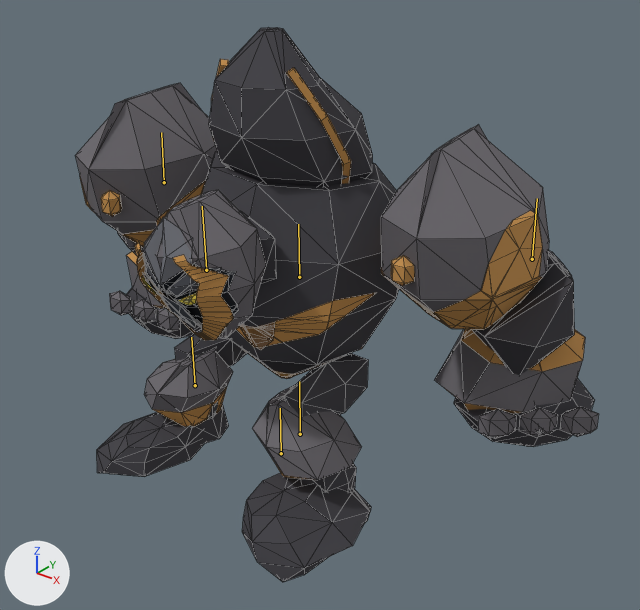
Before and after pictures for a commit that changed the Blender file art/enemies/juggernaut/production/animated/juggernaut.blend.
Camera for both pictures: a 50 mm lens placed at (1.65, -1.86, 1.76), pointed at (0.09, 0.09, 0.55). The lights are fixed; the arrows at lower left show +X, +Y and +Z. The first picture is the older version. Both versions are drawn at frame 3 of the action 'Recovery'; the numbers are the values there. The bones that bend it are drawn over the model as lines. Mesh edges are drawn as thin lines.

The first picture shows 'juggernaut | palette mesh'.
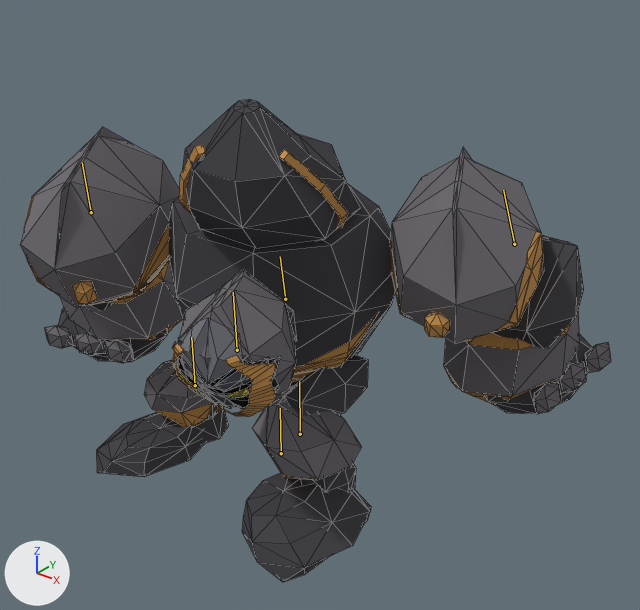
Diff of the bpy script that builds the scene:
```diff
--- a/art/enemies/juggernaut/production/animated/juggernaut.blend.py
+++ b/art/enemies/juggernaut/production/animated/juggernaut.blend.py
@@ bone_body @@
 bone_body = bpy.data.objects['juggernaut rig'].pose.bones['body']  # child of 'root'
-bone_body.location = (0.0, 0.012, 0.0)
-bone_body.rotation_euler = (0.0175, 0.14, 0.0)  # degrees (1, 8, 0)
+bone_body.location = (0.0, -0.039, 0.069)
+bone_body.rotation_euler = (0.349, 0.471, 0.0)  # degrees (20, 27, 0)
@@ bone_head @@
 bone_head = bpy.data.objects['juggernaut rig'].pose.bones['head']  # child of 'body'
-bone_head.location = (0.0, 0.0, 0.0)
-bone_head.rotation_euler = (0.0, -0.0524, 0.0)  # degrees (0, -3, 0)
+bone_head.location = (0.0, 0.059, 0.0)
+bone_head.rotation_euler = (-0.192, -0.14, 0.0)  # degrees (-11, -8, 0)
@@ bone_arm_l @@
 bone_arm_l = bpy.data.objects['juggernaut rig'].pose.bones['arm.L']  # child of 'body'
-bone_arm_l.rotation_euler = (-0.0698, -0.0524, 0.0)  # degrees (-4, -3, 0)
+bone_arm_l.rotation_euler = (-0.175, -0.157, 0.0)  # degrees (-10, -9, 0)
@@ bone_arm_r @@
 bone_arm_r = bpy.data.objects['juggernaut rig'].pose.bones['arm.R']  # child of 'body'
-bone_arm_r.rotation_euler = (-0.0873, 0.576, 0.0)  # degrees (-5, 33, 0)
+bone_arm_r.rotation_euler = (-0.349, 0.873, 0.0)  # degrees (-20, 50, 0)
```

Pixel boxes [x1, y1, x2, y2] of what changed, in the pictures (640 x 610 px):
'juggernaut | palette mesh', posed (13% wider, 13% shorter)
    before: [76, 28, 599, 582]
    after: [20, 100, 611, 582]
bone 'body', root to tip
    before: (299, 277) to (298, 224)
    after: (285, 299) to (280, 256)
bone 'head', root to tip
    before: (206, 270) to (202, 206)
    after: (237, 350) to (233, 292)
bone 'arm.L', root to tip
    before: (164, 182) to (161, 132)
    after: (91, 212) to (82, 162)
bone 'arm.R', root to tip
    before: (532, 259) to (537, 198)
    after: (514, 244) to (503, 190)
